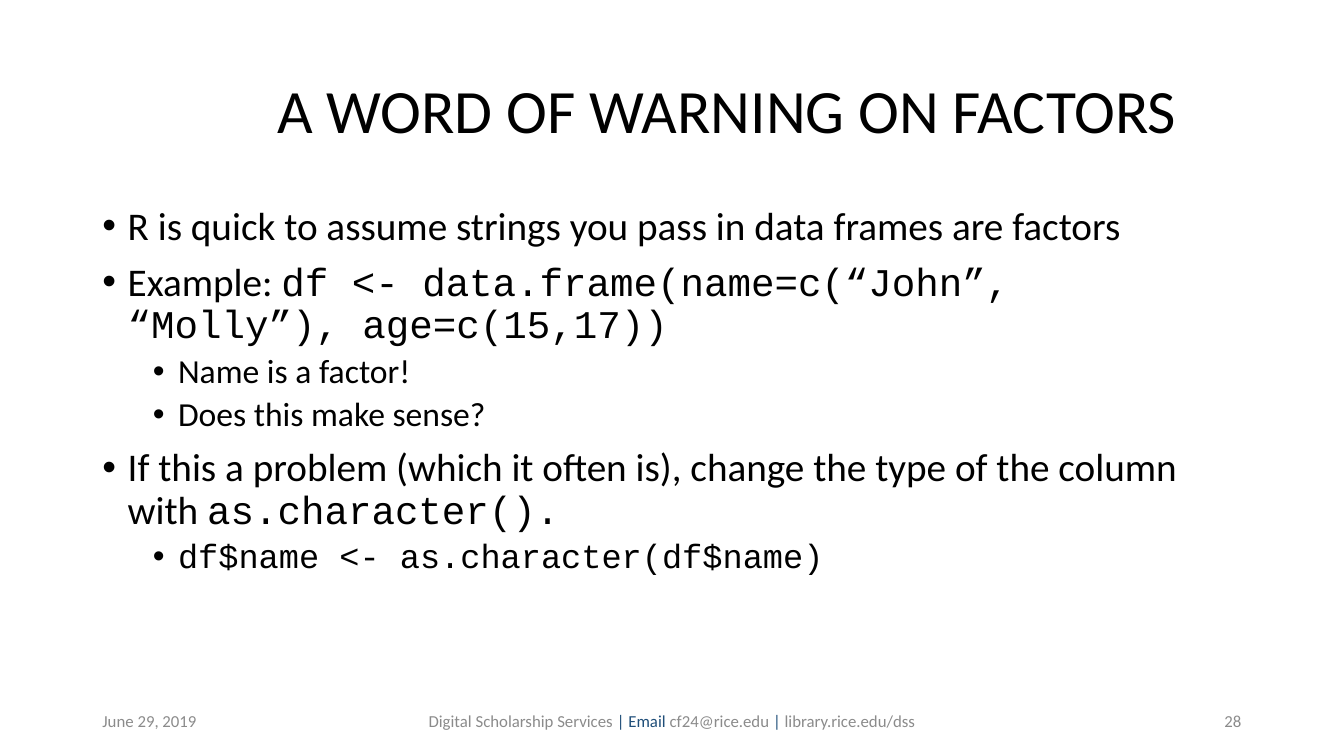
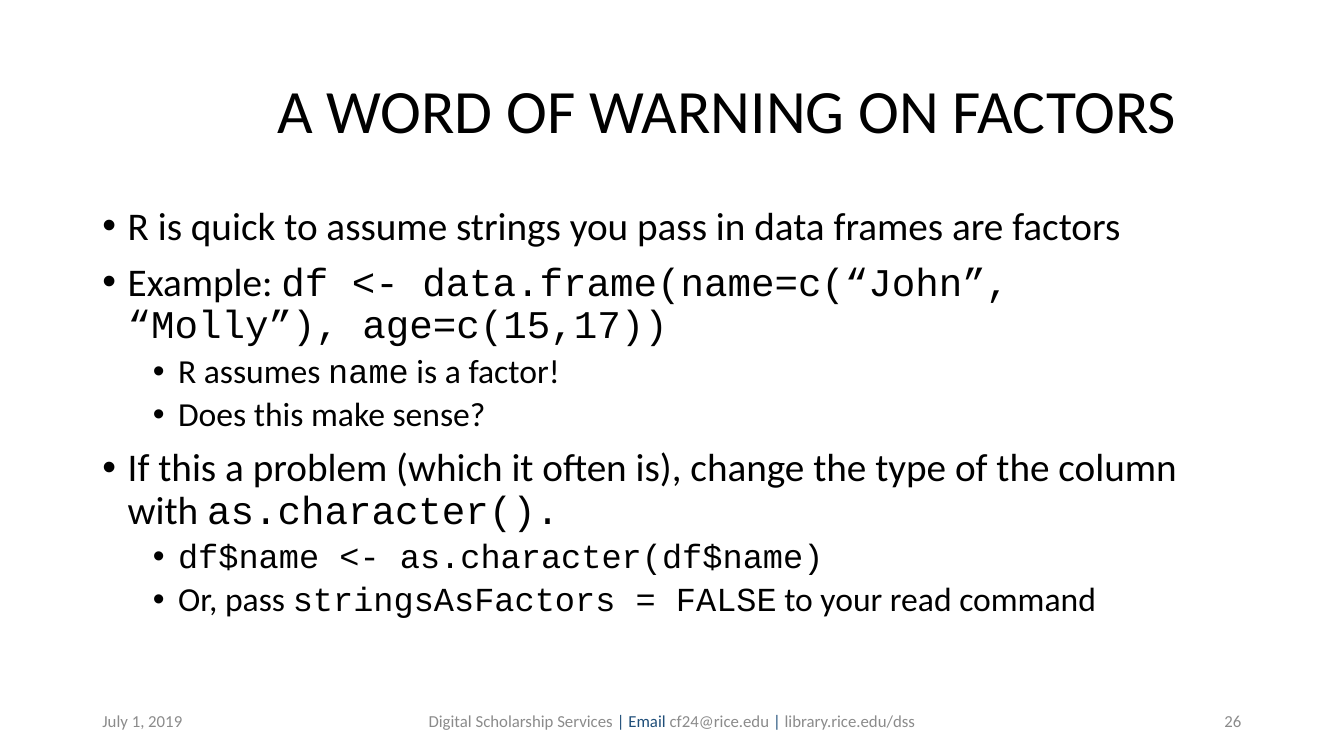
Before and after one commit to bakitybacon/rice-data-and-donuts, a slide deck: slide 26 of introR/Introduction to R.pptx (slide 28 before the commit). Drawn at 1344x756 pixels with LibreOffice and Linux fonts; fonts in the diff are those of the drawing; background and template pictures are left out. Boxes give left, top, right and bottom in pixels: in the first picture for what was removed or moved away, otherwise in the second. Text is boxed around its words. In the diff, an @@ line names an element or a change of style, - is before the commit and + after.

```diff
--- a/introR/Introduction to R.pptx
+++ b/introR/Introduction to R.pptx
@@ text at box(178, 360, 560, 384): text changed @@
-  • Name is a factor!
+  • R assumes name is a factor!
@@ text at box(178, 587, 1096, 618): paragraph added @@
+  • Or, pass stringsAsFactors = FALSE to your read command
@@ text at box(102, 715, 182, 730): text changed @@
-June 29, 2019
+July 1, 2019
@@ page number at box(1224, 716, 1241, 727): text changed @@
-28
+26
```
Also in this commit, not shown: 39 other slides changed, 2 slides removed.
